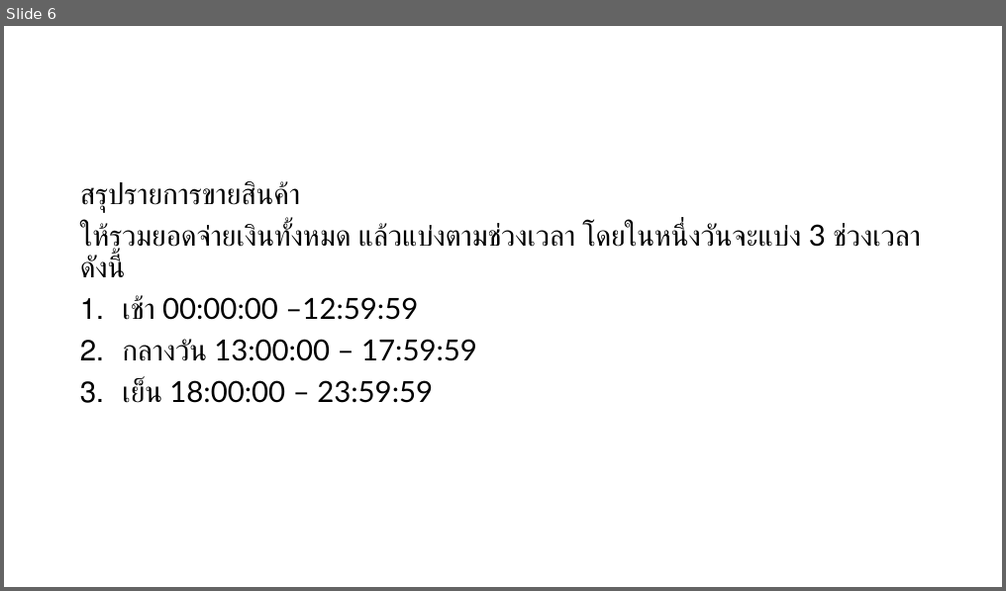
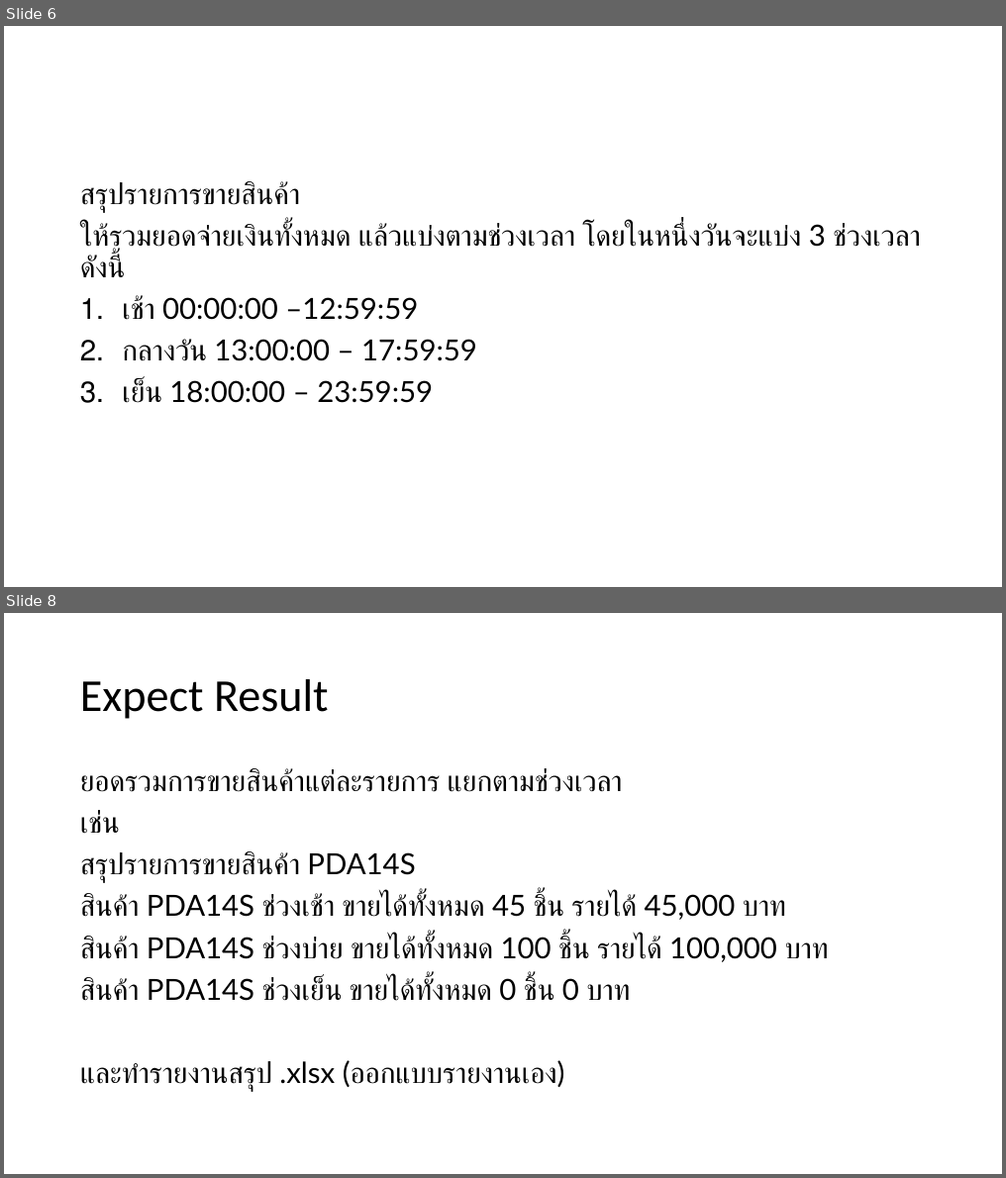
Before and after one commit to NaPryder/apply-python-openpyxl, a slide deck: Class project 3 - monitoring daily report/project-requirement.pptx. Shown one above the other, each under a label of ours: slide 6 before the commit, slides 6 and 8 after it; the slides between them are not shown. The pictures are 1006x591 and 1006x1178 pixels, drawn with LibreOffice and Linux fonts; fonts in the diff are those of the drawing. Boxes give left, top, right and bottom in pixels: in the first picture for what was removed or moved away, otherwise in the second. Text is boxed around its words. In the diff, an @@ line names an element or a change of style, - is before the commit and + after.

```diff
--- a/Class project 3 - monitoring daily report/project-requirement.pptx
+++ b/Class project 3 - monitoring daily report/project-requirement.pptx
@@ slide 8 added at (4, 613, 1002, 1174), background #FFFFFF @@
@@ title added at (80, 679, 329, 719), 44 pt, text #000000 @@
+Expect Result
@@ text added at (80, 768, 829, 1092), 28 pt, text #000000 @@
+ยอดรวมการขายสินค้าแต่ละรายการ แยกตามช่วงเวลา
+เช่น
+สรุปรายการขายสินค้า PDA14S
+สินค้า PDA14S ช่วงเช้า ขายได้ทั้งหมด 45 ชิ้น รายได้ 45,000 บาท
+สินค้า PDA14S ช่วงบ่าย ขายได้ทั้งหมด 100 ชิ้น รายได้ 100,000 บาท
+สินค้า PDA14S ช่วงเย็น ขายได้ทั้งหมด 0 ชิ้น 0 บาท
+และทำรายงานสรุป .xlsx (ออกแบบรายงานเอง)
```
Also in this commit, not shown: 1 other slide added, 1 slide removed.
